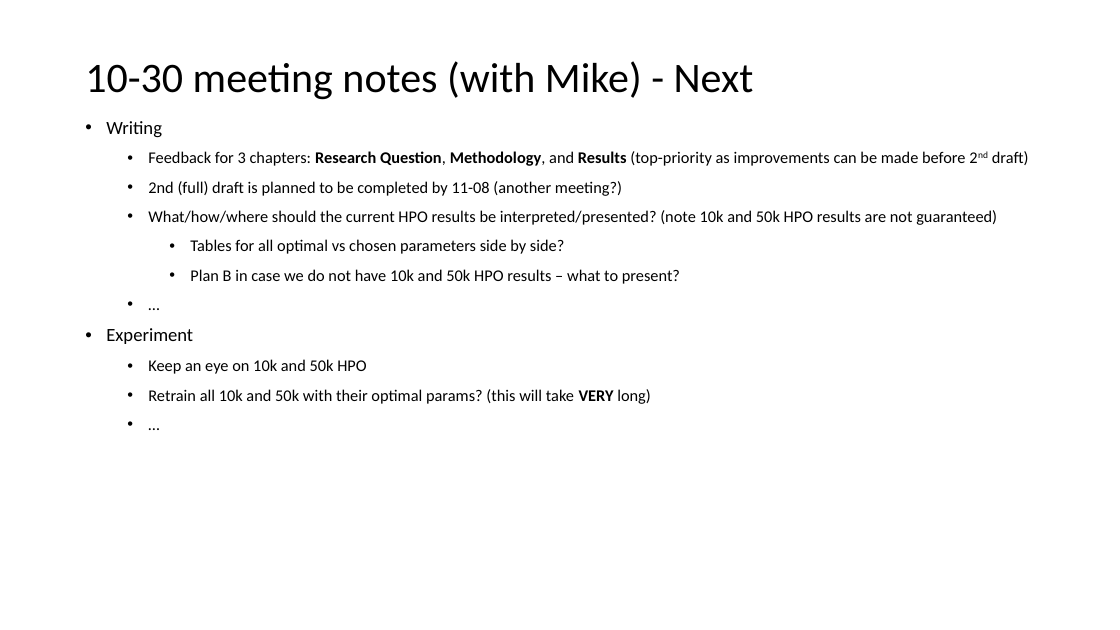
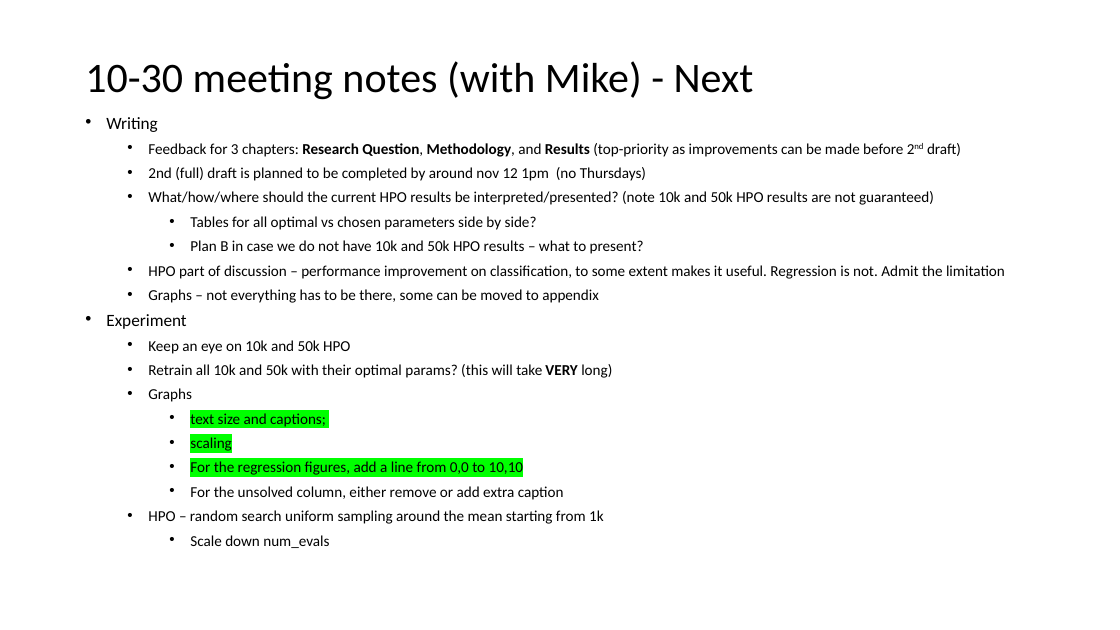
Before and after one commit to penguin9360/master_thesis, a slide deck: slide 12 of experiment/Thesis progress.pptx. Drawn at 1120x630 pixels with LibreOffice and Linux fonts; fonts in the diff are those of the drawing. Boxes give left, top, right and bottom in pixels: in the first picture for what was removed or moved away, otherwise in the second. Text is boxed around its words. In the diff, an @@ line names an element or a change of style, - is before the commit and + after.

Commit message:
updated thesis ppt 11-12 before supervisory meeting; offline script needs a larger RAM assignment or OOM error

```diff
--- a/experiment/Thesis progress.pptx
+++ b/experiment/Thesis progress.pptx
@@ text at <box>106,117,961,378</box>: size 16 to 14.8 pt in "Writing", "Experiment"; size 14 to 12.9 pt in "Feedback for 3 chapters: Research Question, Methodology, ...", "What/how/where should the current HPO results be ...", "Tables for all optimal vs chosen parameters ...", "Plan B in case we do not ..." and 2 more places; line spacing 0.9 to 0.7 @@
@@ text at <box>148,167,646,181</box>: text changed; size 14 to 12.9 pt @@
-      • 2nd (full) draft is planned to be completed by 11-08 (another meeting?)
+      • 2nd (full) draft is planned to be completed by around nov 12 1pm (no Thursdays)
@@ text at <box>148,265,1005,303</box>: text changed; size 14 to 12.9 pt @@
-      • …
+      • HPO part of discussion – performance improvement on classification, to some extent makes it useful. Regression is not. Admit the limitation
+      • Graphs – not everything has to be there, some can be moved to appendix
@@ text at <box>148,388,604,548</box>: text changed; size 14 to 12.9 pt @@
-      • …
+      • Graphs
+        • text size and captions;
+        • scaling
+        • For the regression figures, add a line from 0,0 to 10,10
+        • For the unsolved column, either remove or add extra caption
+      • HPO – random search uniform sampling around the mean starting from 1k
+        • Scale down num_evals
```
Also in this commit, not shown: 1 other slide changed, 3 slides added, 2 other files.
